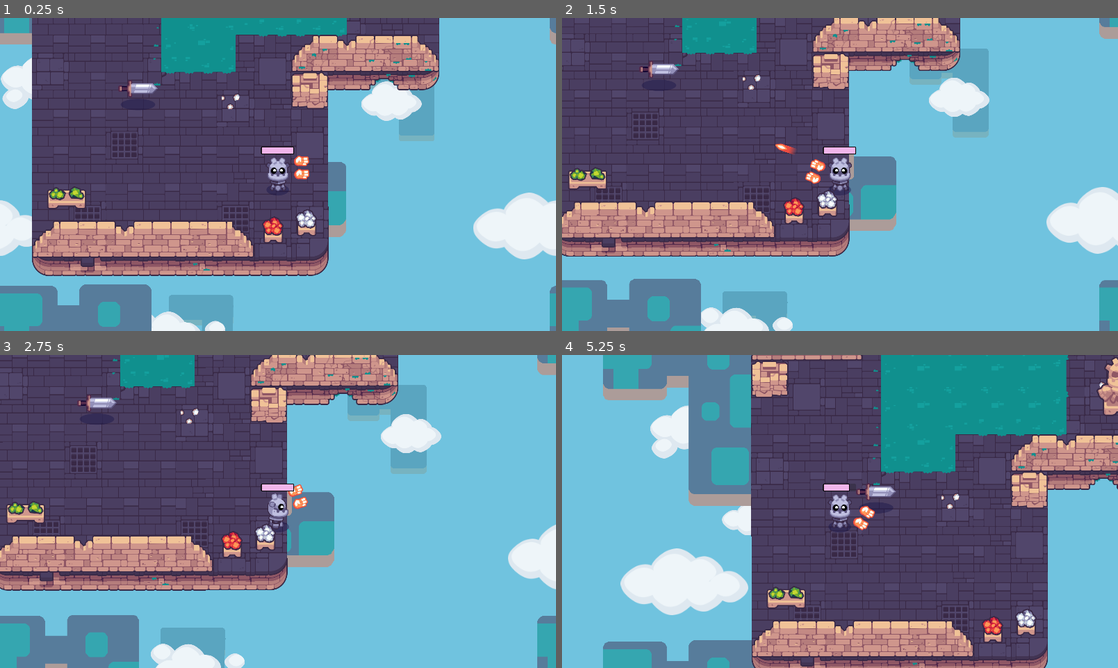
Above: before the commit, frames 1-4 (two rows, left to right).
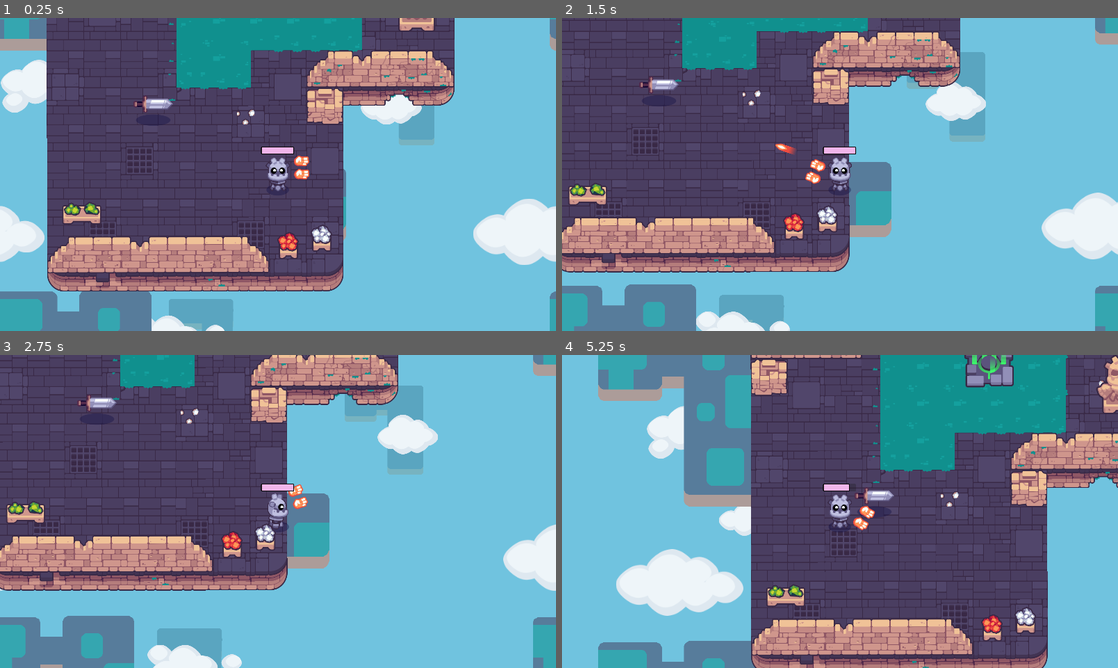
Above: after the commit, the same moments.

Repository: yokitann/Path-of-Sorcerers-Game-
Game: Godot game, scene res://world.tscn
Same seed, same stepped clock (60 frames per second), same inputs: the game is played once before the commit and once after it. The project has no main scene, so this scene is started directly.
Inputs (mouse positions are in pixels of both pictures, inside the frame that each line leads up to):
- Up to frame 1 (0.25 s): no input
- Up to frame 2 (1.5 s): tap Enter at 0.5 s; move the mouse to (962, 158) at 0.52 s; hold Right (move_right) 0.53-1.28 s; tap E (pick_up) at 0.6 s; click (962, 158) at 0.67 s; move the mouse to (728, 190) at 1.27 s; hold Down (move_down) from 1.28 s (still down); tap Space (shoot) at 1.35 s
- Up to frame 3 (2.75 s): move the mouse to (333, 442) at 2.02 s; release Down (move_down) at 2.03 s; hold Right (move_right) from 2.03 s (still down); tap Z at 2.1 s
- Up to frame 4 (5.25 s): move the mouse to (812, 574) at 2.77 s; release Right (move_right) at 2.78 s; hold Up (move_up) 2.78-3.53 s; tap one key every 0.75 s from 2.85 s: E (pick_up) Space (shoot) Z E (pick_up); click (812, 574) at 2.92 s; move the mouse to (1006, 558) at 3.52 s; hold Left (move_left) 3.53-5.03 s; move the mouse to (673, 464) at 4.27 s; move the mouse to (867, 511) at 5.02 s; hold Down (move_down) from 5.03 s (still down); click (867, 511) at 5.17 s

The runs differ from the first frame. In frame 1, 29% of the frame differs, in the area x 0-100%, y 0-100%; in frame 2, 24%; in frame 3, 2.4%; in frame 4, 15%.

Commit message:
L14 pt 2
teleporter won't work

Diff:
--- a/M10.twin_stick_workbook/end_screen.gd
+++ b/M10.twin_stick_workbook/end_screen.gd
@@ -1,7 +1,14 @@
-extends Control
+class_name EndScreen extends Control
 
+@onready var timer_label : Label = %Timer
 var start_time := Time.get_ticks_msec()
 
 func end_game() -> void:
+	visible = true
+	get_tree().paused = true
 	var end_time := Time.get_ticks_msec()
-	var time_elapsed_milliseconds := end_time - start_time
+	var time_elapsed_msec := end_time - start_time
+	var time_elapsed_sec := snappedf(time_elapsed_msec / 1000.0, 0.1)
+	#converts milliseconds to seconds
+
+	timer_label.text = "Time: " + str(time_elapsed_sec) + "s"
--- /dev/null
+++ b/M10.twin_stick_workbook/end_screen.tscn
@@ -0,0 +1,73 @@
+[gd_scene load_steps=6 format=3 uid="uid://c4ap5of7pgqe7"]
+
+[ext_resource type="Script" path="res://end_screen.gd" id="1_jqge6"]
+
+[sub_resource type="StyleBoxFlat" id="StyleBoxFlat_t8dfs"]
+bg_color = Color(0.812637, 0.468909, 0.675679, 1)
+
+[sub_resource type="StyleBoxFlat" id="StyleBoxFlat_6m1un"]
+bg_color = Color(0.799415, 0.499349, 0.572009, 1)
+
+[sub_resource type="StyleBoxFlat" id="StyleBoxFlat_v02cm"]
+bg_color = Color(0.811765, 0.470588, 0.67451, 1)
+
+[sub_resource type="Theme" id="Theme_g3sbg"]
+Button/styles/hover = SubResource("StyleBoxFlat_t8dfs")
+Button/styles/normal = SubResource("StyleBoxFlat_6m1un")
+Button/styles/pressed = SubResource("StyleBoxFlat_v02cm")
+
+[node name="EndScreen" type="Control"]
+layout_mode = 3
+anchors_preset = 15
+anchor_right = 1.0
+anchor_bottom = 1.0
+grow_horizontal = 2
+grow_vertical = 2
+theme = SubResource("Theme_g3sbg")
+script = ExtResource("1_jqge6")
+
+[node name="PanelContainer" type="PanelContainer" parent="."]
+layout_mode = 1
+anchors_preset = 8
+anchor_left = 0.5
+anchor_top = 0.5
+anchor_right = 0.5
+anchor_bottom = 0.5
+offset_left = -79.0
+offset_top = -60.0
+offset_right = 221.0
+offset_bottom = 70.0
+grow_horizontal = 2
+grow_vertical = 2
+
+[node name="VBoxContainer" type="VBoxContainer" parent="PanelContainer"]
+layout_mode = 2
+size_flags_horizontal = 4
+
+[node name="Title" type="Label" parent="PanelContainer/VBoxContainer"]
+layout_mode = 2
+size_flags_horizontal = 4
+text = "You Won! RAHHHHH"
+
+[node name="Timer" type="Label" parent="PanelContainer/VBoxContainer"]
+unique_name_in_owner = true
+layout_mode = 2
+size_flags_horizontal = 4
+
+[node name="CenterContainer" type="CenterContainer" parent="PanelContainer/VBoxContainer"]
+layout_mode = 2
+
+[node name="VBoxContainer" type="VBoxContainer" parent="PanelContainer/VBoxContainer/CenterContainer"]
+layout_mode = 2
+
+[node name="PlayAgainButton" type="Button" parent="PanelContainer/VBoxContainer/CenterContainer/VBoxContainer"]
+layout_mode = 2
+text = "Play again
+"
+flat = true
+
+[node name="QuitButton" type="Button" parent="PanelContainer/VBoxContainer/CenterContainer/VBoxContainer"]
+layout_mode = 2
+text = "Quit
+"
+flat = true
--- a/M10.twin_stick_workbook/pickup.gd
+++ b/M10.twin_stick_workbook/pickup.gd
@@ -14,9 +14,10 @@
 func _pickup (body: Node) -> void:
 	if body is Player:
 		item.use(body)
+		queue_free()
+	if _pickup_sound != null:
 		_pickup_sound.play()
 		print("sound")
-		queue_free()
 
 #func set_item(value: Item) -> void:
 	#item = value
--- a/M10.twin_stick_workbook/player.tscn
+++ b/M10.twin_stick_workbook/player.tscn
@@ -28,19 +28,22 @@
 script = ExtResource("1_ews0n")
 
 [node name="Character" type="Sprite2D" parent="."]
+position = Vector2(1, -67)
 texture = ExtResource("1_caxqc")
 script = ExtResource("3_vuu2t")
 
 [node name="CollisionShape2D" type="CollisionShape2D" parent="."]
-position = Vector2(0, 29)
+position = Vector2(1, -38)
 shape = SubResource("CircleShape2D_mc3cg")
 
 [node name="Shadow" parent="." instance=ExtResource("2_hk6ot")]
-position = Vector2(-1, 53)
+position = Vector2(0, -14)
 
 [node name="Camera2D" type="Camera2D" parent="."]
+position = Vector2(1, -67)
 
 [node name="WeaponPivot" type="Node2D" parent="."]
+position = Vector2(1, -67)
 rotation = -0.541038
 script = ExtResource("5_lwwcy")
 
@@ -71,10 +74,10 @@
 
 [node name="HealthBar" type="ProgressBar" parent="."]
 unique_name_in_owner = true
-offset_left = -59.0
-offset_top = -96.0
-offset_right = 56.0
-offset_bottom = -69.0
+offset_left = -58.0
+offset_top = -163.0
+offset_right = 57.0
+offset_bottom = -136.0
 theme_override_styles/fill = SubResource("StyleBoxFlat_7807r")
 max_value = 10.0
 value = 10.0
--- /dev/null
+++ b/M10.twin_stick_workbook/teleport.gd
@@ -0,0 +1,11 @@
+extends Area2D
+
+
+@onready var _teleporter: Area2D = %Teleport
+@onready var _end_screen: Control = %EndScreen
+
+func ready() -> void:
+	_teleporter.body_entered.connect(func (body: Node) -> void:
+		if body is Player:
+			_end_screen.open()
+	)
--- /dev/null
+++ b/M10.twin_stick_workbook/teleport.tscn
@@ -0,0 +1,20 @@
+[gd_scene load_steps=4 format=3 uid="uid://c8ok02omrb2fg"]
+
+[ext_resource type="Texture2D" uid="uid://cwurq7yvv5xdu" path="res://teleporter/teleporter_base.png" id="1_5raxq"]
+[ext_resource type="Texture2D" uid="uid://cb5e2w7i8756i" path="res://teleporter/teleporter_beam_green.png" id="2_twcw0"]
+
+[sub_resource type="RectangleShape2D" id="RectangleShape2D_kuwgy"]
+size = Vector2(179, 185)
+
+[node name="Teleport" type="Area2D"]
+
+[node name="CollisionShape2D" type="CollisionShape2D" parent="."]
+position = Vector2(-0.5, 0.5)
+shape = SubResource("RectangleShape2D_kuwgy")
+debug_color = Color(0.687339, 0.4083, 0.74831, 0.42)
+
+[node name="Teleporter" type="Sprite2D" parent="."]
+texture = ExtResource("1_5raxq")
+
+[node name="GreenLight" type="Sprite2D" parent="."]
+texture = ExtResource("2_twcw0")
--- /dev/null
+++ b/M10.twin_stick_workbook/world.gd
@@ -0,0 +1,10 @@
+extends Node2D
+
+@onready var _teleporter: Area2D = %Teleport
+@onready var _end_screen: Control = %EndScreen
+
+func ready() -> void:
+	_teleporter.body_entered.connect(func (body: Node) -> void:
+		if body is Player:
+			_end_screen.end_game()
+	)
--- a/M10.twin_stick_workbook/world.tscn
+++ b/M10.twin_stick_workbook/world.tscn
@@ -1,6 +1,7 @@
-[gd_scene load_steps=47 format=4 uid="uid://csloask3vk6nc"]
+[gd_scene load_steps=45 format=4 uid="uid://csloask3vk6nc"]
 
 [ext_resource type="PackedScene" uid="uid://dgayuh42w4v6u" path="res://levels/rooms/room_b.tscn" id="1_8u0g2"]
+[ext_resource type="Script" path="res://world.gd" id="1_dxir0"]
 [ext_resource type="PackedScene" uid="uid://cu2rb5dl4ljte" path="res://levels/rooms/room_a.tscn" id="1_yov5w"]
 [ext_resource type="PackedScene" uid="uid://diw0kp1e3livt" path="res://levels/rooms/room_d.tscn" id="3_vl6be"]
 [ext_resource type="PackedScene" uid="uid://c3fl3stluv0gn" path="res://levels/bridges.tscn" id="4_gg54u"]
@@ -25,7 +26,8 @@
 [ext_resource type="Texture2D" uid="uid://dqsx4s3vbcjiv" path="res://levels/props/statue_gems.png" id="23_x2ydo"]
 [ext_resource type="Texture2D" uid="uid://i4qhxpakhily" path="res://levels/props/books_2.png" id="24_42576"]
 [ext_resource type="Texture2D" uid="uid://7g1m04owvvmo" path="res://levels/props/gems_yellow_1.png" id="25_nf2g8"]
-[ext_resource type="Script" path="res://end_screen.gd" id="26_0jsnq"]
+[ext_resource type="PackedScene" uid="uid://c4ap5of7pgqe7" path="res://end_screen.tscn" id="26_u20ij"]
+[ext_resource type="PackedScene" uid="uid://c8ok02omrb2fg" path="res://teleport.tscn" id="27_3ja88"]
 
 [sub_resource type="CircleShape2D" id="CircleShape2D_ggyg5"]
 radius = 47.58
@@ -76,22 +78,19 @@
 [sub_resource type="CircleShape2D" id="CircleShape2D_adyss"]
 radius = 49.1612
 
-[sub_resource type="StyleBoxFlat" id="StyleBoxFlat_t8dfs"]
-bg_color = Color(0.812637, 0.468909, 0.675679, 1)
-
-[sub_resource type="StyleBoxFlat" id="StyleBoxFlat_6m1un"]
-bg_color = Color(0.799415, 0.499349, 0.572009, 1)
-
-[sub_resource type="StyleBoxFlat" id="StyleBoxFlat_v02cm"]
-bg_color = Color(0.811765, 0.470588, 0.67451, 1)
-
-[sub_resource type="Theme" id="Theme_g3sbg"]
-Button/styles/hover = SubResource("StyleBoxFlat_t8dfs")
-Button/styles/normal = SubResource("StyleBoxFlat_6m1un")
-Button/styles/pressed = SubResource("StyleBoxFlat_v02cm")
-
 [node name="world" type="Node2D"]
 y_sort_enabled = true
+script = ExtResource("1_dxir0")
+
+[node name="EndScreen" parent="." instance=ExtResource("26_u20ij")]
+unique_name_in_owner = true
+
+[node name="CanvasLayer" type="CanvasLayer" parent="."]
+follow_viewport_enabled = true
+
+[node name="Teleport" parent="CanvasLayer" instance=ExtResource("27_3ja88")]
+unique_name_in_owner = true
+position = Vector2(1260.87, 703.433)
 
 [node name="Player" parent="." instance=ExtResource("6_827ny")]
 position = Vector2(1235.48, 1440.27)
@@ -237,7 +236,7 @@
 shape = SubResource("RectangleShape2D_ny4dc")
 
 [node name="RoomD" parent="." instance=ExtResource("3_vl6be")]
-position = Vector2(384, 256)
+position = Vector2(437.331, 242.667)
 
 [node name="Pickup" parent="RoomD" instance=ExtResource("8_1f26p")]
 position = Vector2(1071.58, 366.228)
@@ -310,59 +309,3 @@
 tile_map_data = PackedByteArray("AAAKAAAAAAAAAAAAAAAKAP//AAAAAAAAAAAKAP7/AAAAAAAAAAAKAP3/AAAAAAAAAAALAP3/AAAAAAAAAAAMAP …(1456 unchanged characters)…
 
 [node name="BackgroundBlueSky" parent="." instance=ExtResource("7_enpp3")]
-
-[node name="EndScreen" type="Control" parent="."]
-layout_mode = 3
-anchors_preset = 15
-anchor_right = 1.0
-anchor_bottom = 1.0
-grow_horizontal = 2
-grow_vertical = 2
-theme = SubResource("Theme_g3sbg")
-script = ExtResource("26_0jsnq")
-
-[node name="PanelContainer" type="PanelContainer" parent="EndScreen"]
-layout_mode = 1
-anchors_preset = 8
-anchor_left = 0.5
-anchor_top = 0.5
-anchor_right = 0.5
-anchor_bottom = 0.5
-offset_left = -79.0
-offset_top = -60.0
-offset_right = 221.0
-offset_bottom = 70.0
-grow_horizontal = 2
-grow_vertical = 2
-
-[node name="VBoxContainer" type="VBoxContainer" parent="EndScreen/PanelContainer"]
-layout_mode = 2
-size_flags_horizontal = 4
-
-[node name="Title" type="Label" parent="EndScreen/PanelContainer/VBoxContainer"]
-layout_mode = 2
-size_flags_horizontal = 4
-text = "You Won! RAHHHHH"
-
-[node name="Timer" type="Label" parent="EndScreen/PanelContainer/VBoxContainer"]
-layout_mode = 2
-size_flags_horizontal = 4
-text = "Time:"
-
-[node name="CenterContainer" type="CenterContainer" parent="EndScreen/PanelContainer/VBoxContainer"]
-layout_mode = 2
-
-[node name="VBoxContainer" type="VBoxContainer" parent="EndScreen/PanelContainer/VBoxContainer/CenterContainer"]
-layout_mode = 2
-
-[node name="PlayAgainButton" type="Button" parent="EndScreen/PanelContainer/VBoxContainer/CenterContainer/VBoxContainer"]
-layout_mode = 2
-text = "Play again
-"
-flat = true
-
-[node name="QuitButton" type="Button" parent="EndScreen/PanelContainer/VBoxContainer/CenterContainer/VBoxContainer"]
-layout_mode = 2
-text = "Quit
-"
-flat = true
